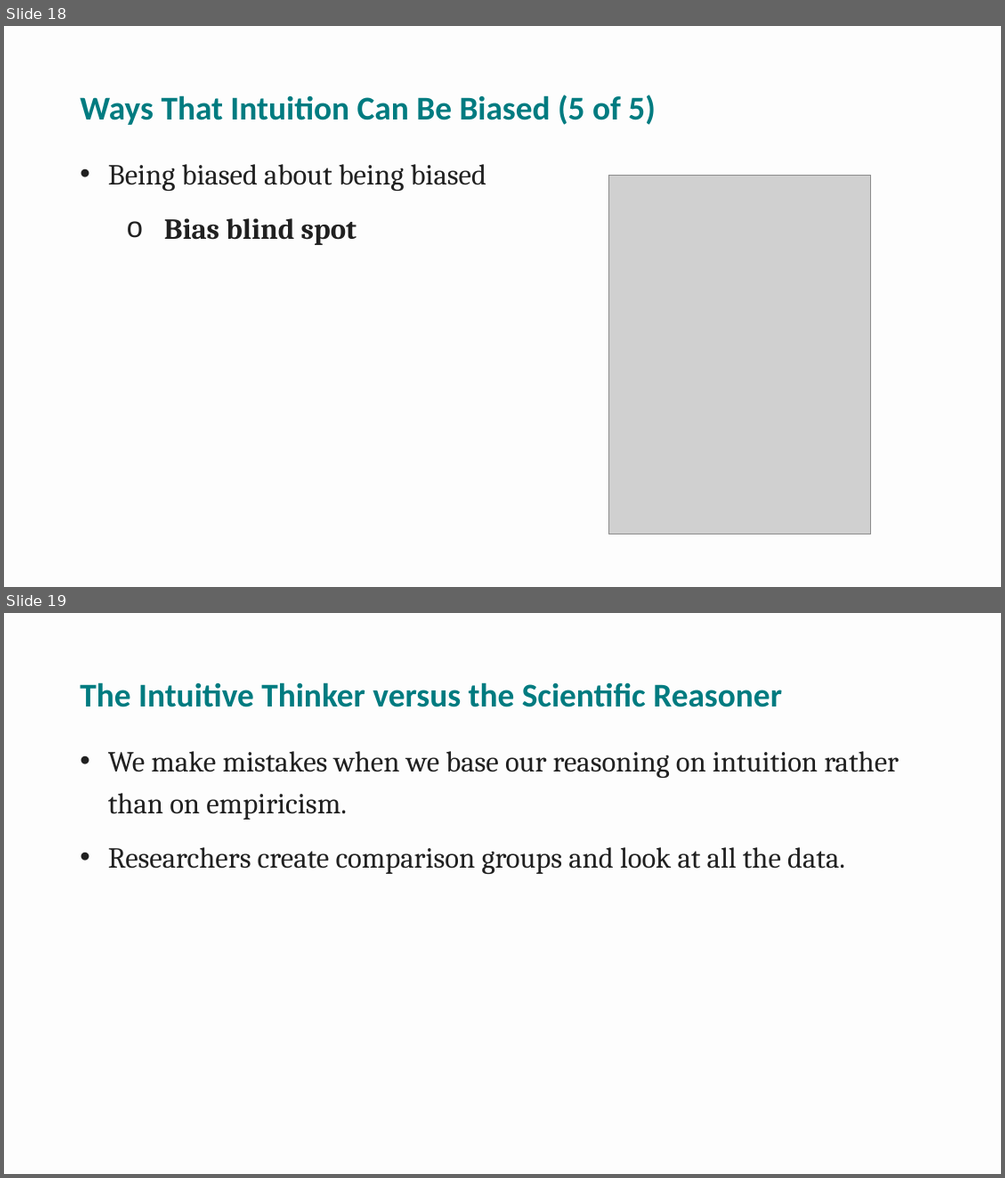
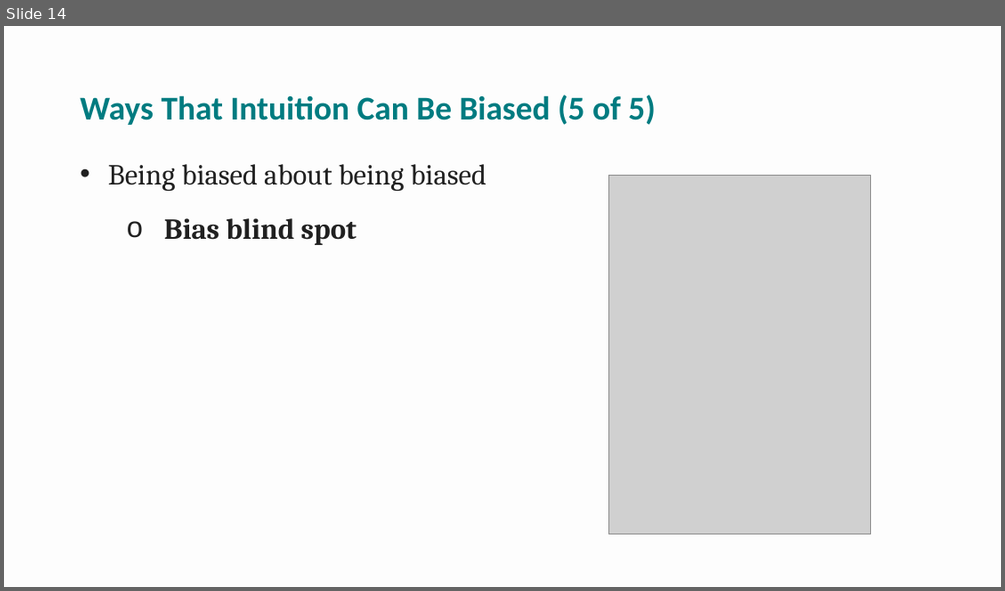
Before and after one commit to npm27/Teaching-Materials, a slide deck: Research Methods/Spring 26/Slides/2 Chapter 2.pptx. Shown one above the other, each under a label of ours: slides 18 and 19 before the commit, slide 14 after it. The pictures are 1005x1178 and 1005x591 pixels, drawn with LibreOffice and Linux fonts; fonts in the diff are those of the drawing; grey boxes stand for pictures. Boxes give left, top, right and bottom in pixels: in the first picture for what was removed or moved away, otherwise in the second. Text is boxed around its words. In the diff, an @@ line names an element or a change of style, - is before the commit and + after.

```diff
--- a/Research Methods/Spring 26/Slides/2 Chapter 2.pptx
+++ b/Research Methods/Spring 26/Slides/2 Chapter 2.pptx
@@ slide 19 removed at (4, 613, 1001, 1174), background #FDFDFD @@
@@ title removed at (80, 682, 782, 707) @@
-The Intuitive Thinker versus the Scientific Reasoner
@@ text removed at (108, 751, 898, 874) @@
-• We make mistakes when we base our reasoning on intuition rather than on empiricism.
-• Researchers create comparison groups and look at all the data.
@@ what was slide 18 is now slide 14 @@
```
Also in this commit, not shown: 5 slides changed, 1 slide added, 5 other slides removed, 40 other files.
